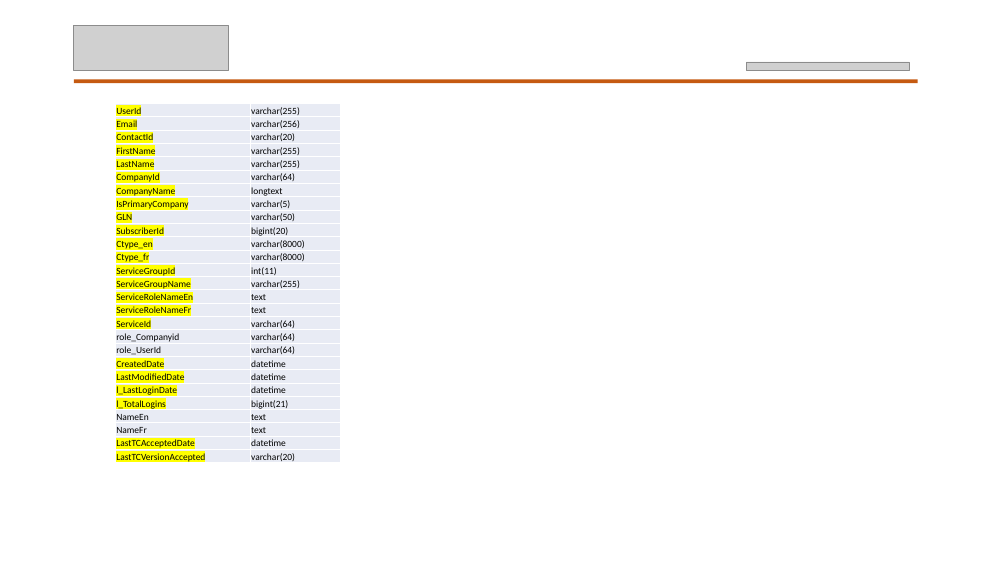
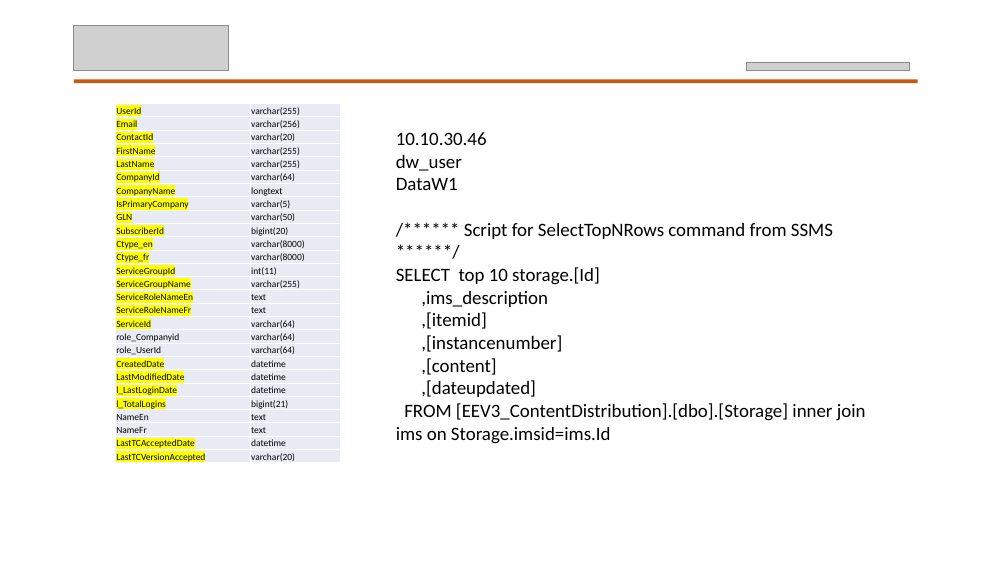
Before and after one commit to Gs1TestTeam/MongoDB_Task, a slide deck: slide 8 of doc/Data Warehouse with MongoDB_IAM.pptx. Drawn at 1008x567 pixels with LibreOffice and Linux fonts; fonts in the diff are those of the drawing; grey boxes stand for pictures. Boxes give left, top, right and bottom in pixels: in the first picture for what was removed or moved away, otherwise in the second. Text is boxed around its words. In the diff, an @@ line names an element or a change of style, - is before the commit and + after.

```diff
--- a/doc/Data Warehouse with MongoDB_IAM.pptx
+++ b/doc/Data Warehouse with MongoDB_IAM.pptx
@@ text added at <box>396,132,866,444</box>, 18 pt, text #000000 @@
+10.10.30.46
+dw_user
+DataW1
+/****** Script for SelectTopNRows command from SSMS ******/
+SELECT top 10 storage.[Id]
+,ims_description
+,[itemid]
+,[instancenumber]
+,[content]
+,[dateupdated]
+FROM [EEV3_ContentDistribution].[dbo].[Storage] inner join ims on Storage.imsid=ims.Id
```
Also in this commit, not shown: 12 other files.
